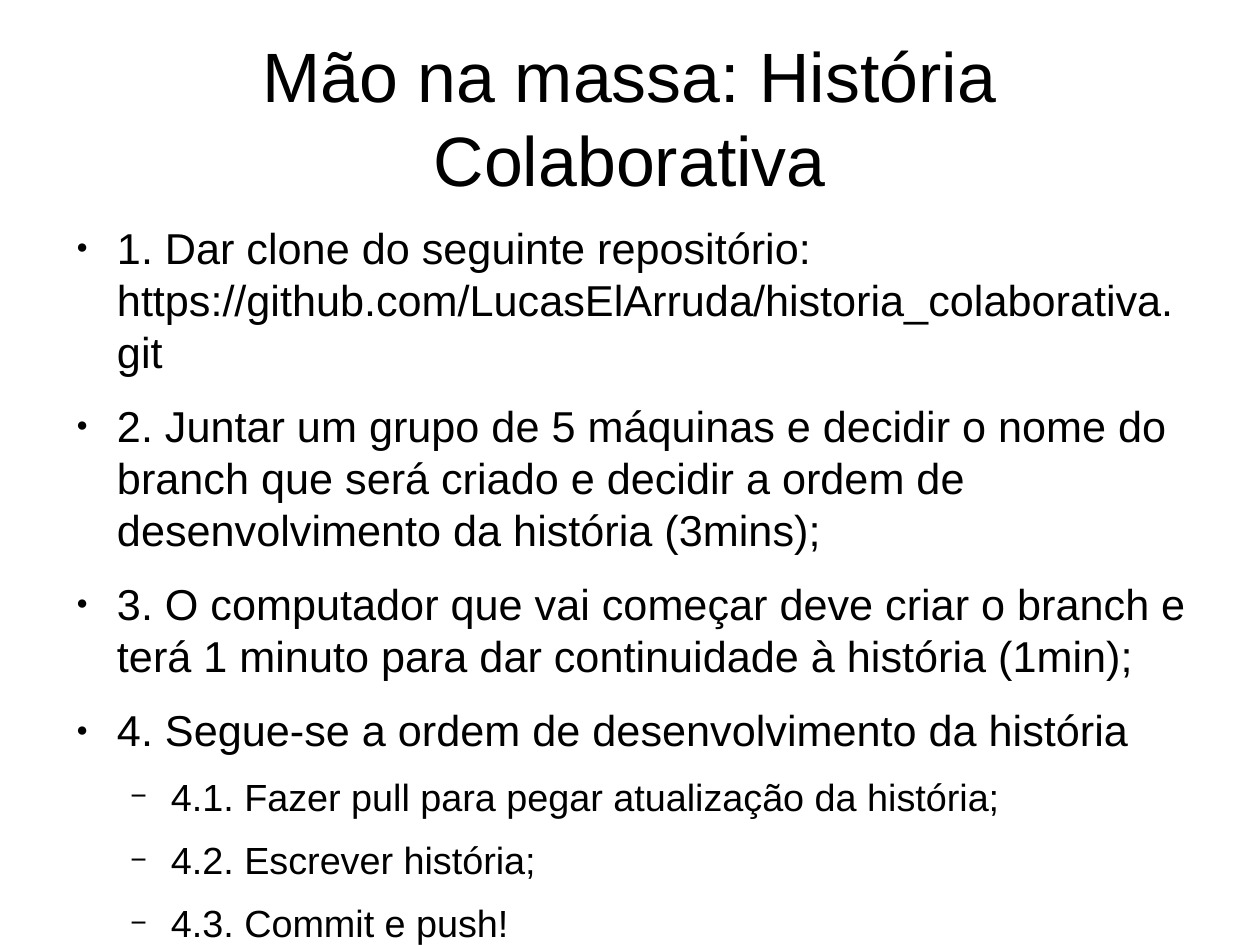
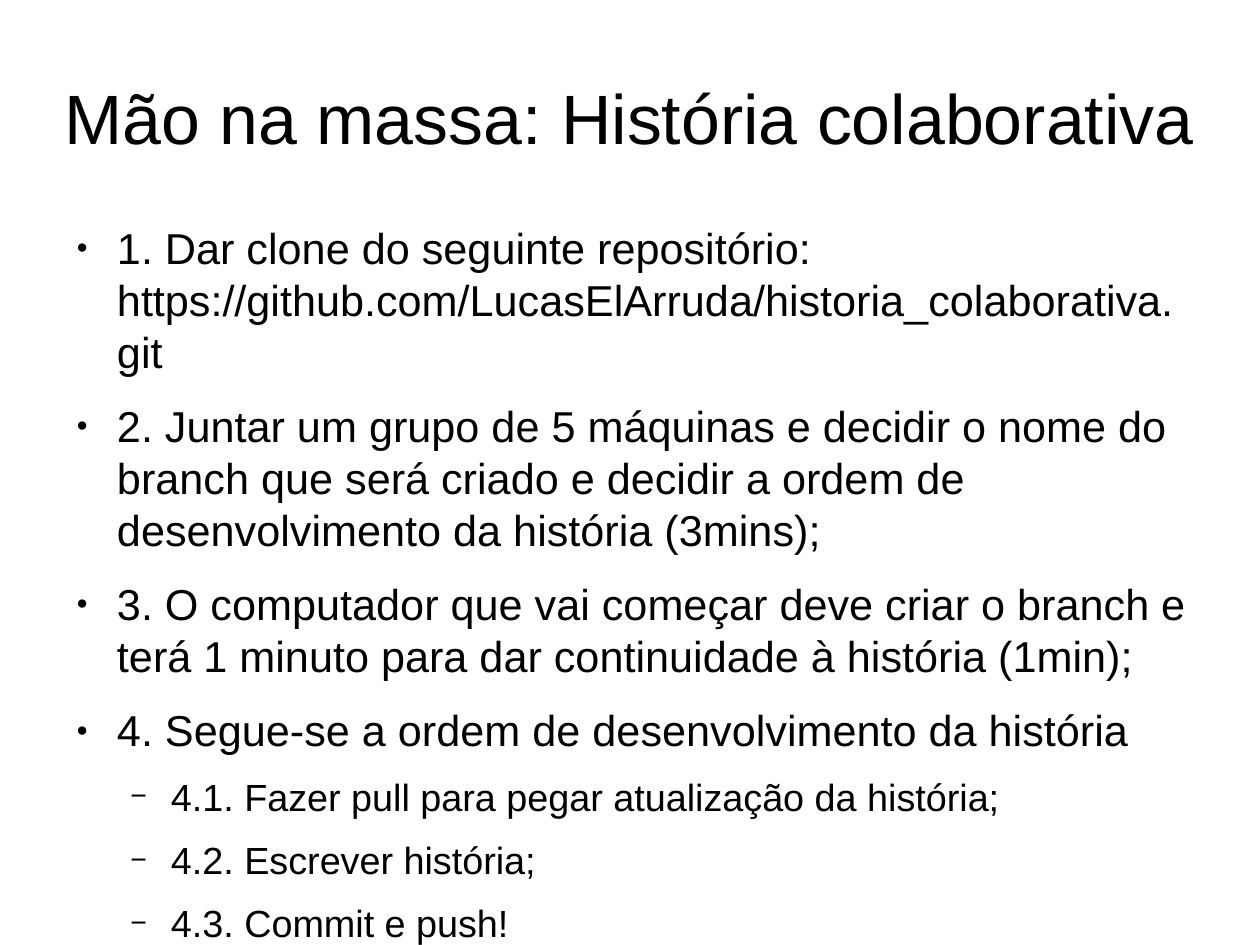
Before and after one commit to LucasElArruda/treinamento_git, a slide deck: slide 17 of capacita_git.odp (slide 16 before the commit). Drawn at 1260x945 pixels with LibreOffice and Linux fonts; fonts in the diff are those of the drawing. Boxes give left, top, right and bottom in pixels: in the first picture for what was removed or moved away, otherwise in the second. Text is boxed around its words. In the diff, an @@ line names an element or a change of style, - is before the commit and + after.

```diff
--- a/capacita_git.odp
+++ b/capacita_git.odp
@@ title at (65, 92, 1193, 145): text changed @@
-Mão na massa: História Colaborativa
+Mão na massa: História colaborativa
```
Also in this commit, not shown: 1 other slide changed, 1 slide added.
